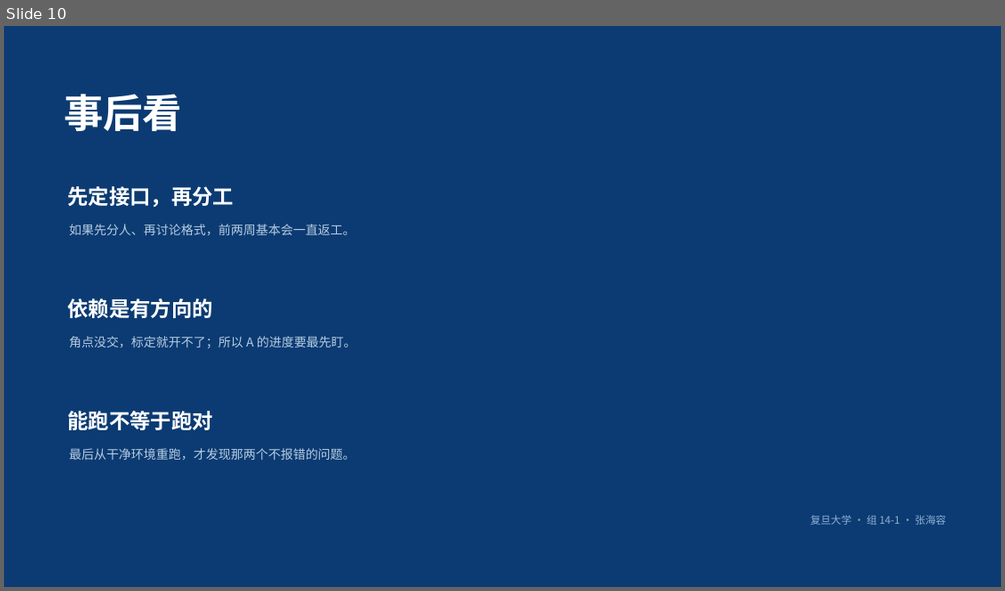
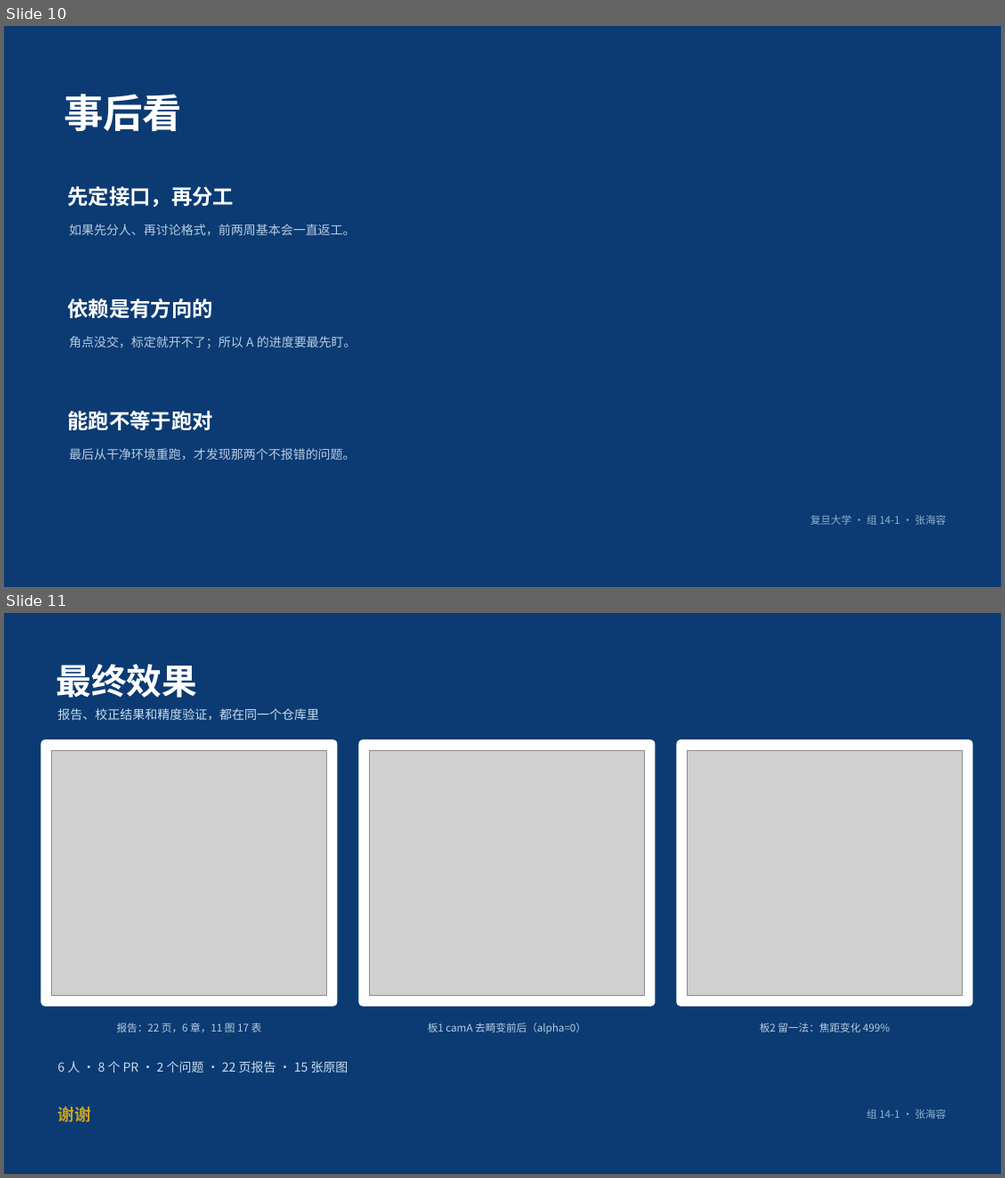
Before and after one commit to HRzhangStat/camera-calibration, a slide deck: 组14-1-组长贡献.pptx. Shown one above the other, each under a label of ours: slide 10 before the commit, slides 10 and 11 after it. The pictures are 1005x591 and 1005x1178 pixels, drawn with LibreOffice and Linux fonts; fonts in the diff are those of the drawing; grey boxes stand for pictures. Boxes give left, top, right and bottom in pixels: in the first picture for what was removed or moved away, otherwise in the second. Text is boxed around its words. In the diff, an @@ line names an element or a change of style, - is before the commit and + after.

```diff
--- a/组14-1-组长贡献.pptx
+++ b/组14-1-组长贡献.pptx
@@ slide 11 added at [4, 613, 1001, 1174], background #0B3B72 @@
@@ text added at [57, 664, 197, 698], 34 pt, text #FFFFFF, bold @@
+最终效果
@@ text added at [57, 708, 319, 721], 12 pt, text #C9DCF0 @@
+报告、校正结果和精度验证，都在同一个仓库里
@@ rounded rectangle added at [41, 740, 337, 1005], fill #FFFFFF, outline #FFFFFF 1 pt @@
@@ rounded rectangle added at [359, 740, 655, 1005], fill #FFFFFF, outline #FFFFFF 1 pt @@
@@ rounded rectangle added at [677, 740, 972, 1005], fill #FFFFFF, outline #FFFFFF 1 pt @@
@@ picture added at [52, 751, 326, 995] @@
@@ picture added at [370, 751, 644, 995] @@
@@ picture added at [688, 751, 962, 995] @@
@@ text added at [117, 1021, 262, 1035], 10 pt, text #B7CCE2 @@
+报告：22 页，6 章，11 图 17 表
@@ text added at [428, 1022, 586, 1034], 10 pt, text #B7CCE2 @@
+板1 camA 去畸变前后（alpha=0）
@@ text added at [760, 1022, 890, 1032], 10 pt, text #B7CCE2 @@
+板2 留一法：焦距变化 499%
@@ text added at [57, 1061, 348, 1073], 12 pt, text #C9DCF0 @@
+6 人 · 8 个 PR · 2 个问题 · 22 页报告 · 15 张原图
@@ text added at [57, 1106, 90, 1122], 16 pt, text #C9A227, bold @@
+谢谢
@@ text added at [866, 1109, 946, 1119], 10 pt, text #8FB0D4 @@
+组 14-1 · 张海容
```
Also in this commit, not shown: 1 slide removed, 1 other file.
